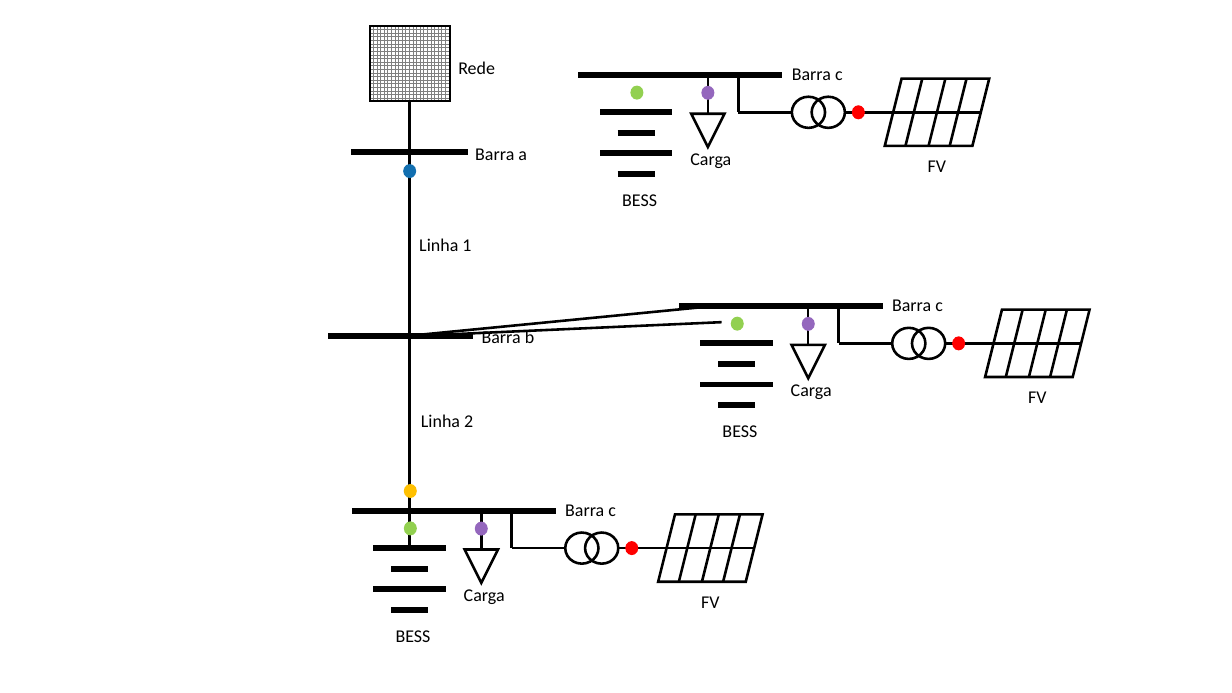
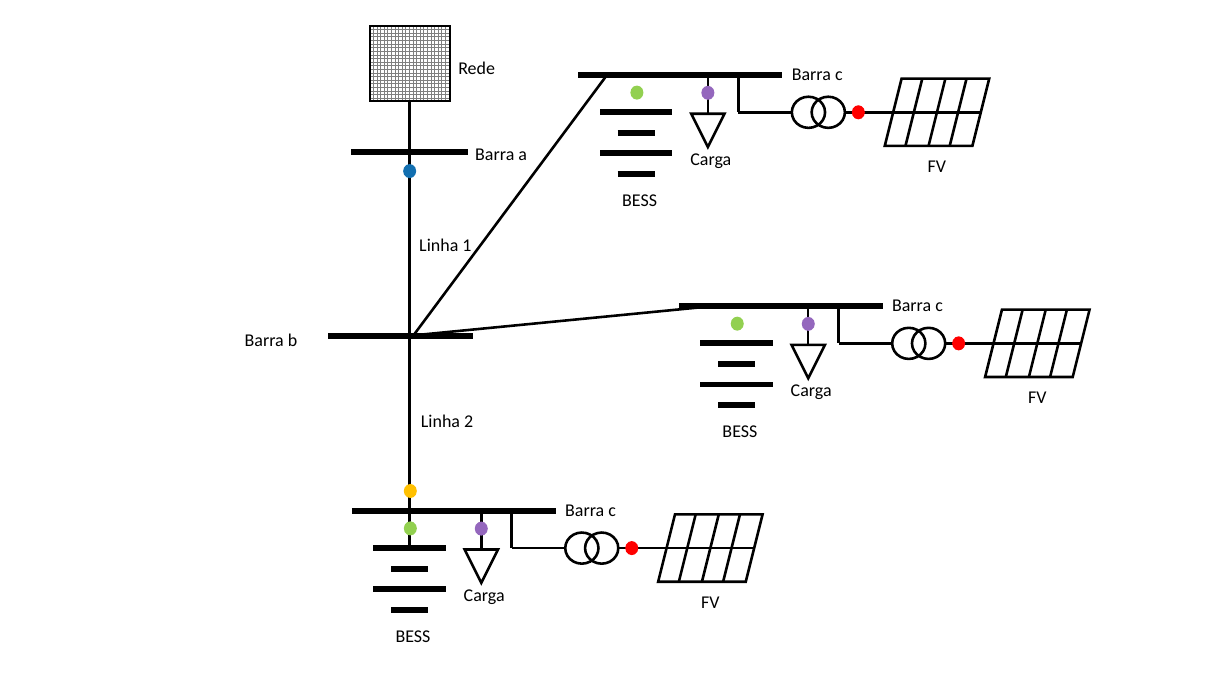
Before and after one commit to thiagovndantas/poli_pesquisa_pythondss, a slide deck: slide 1 of ppt.pptx. Drawn at 1232x693 pixels with LibreOffice and Linux fonts; fonts in the diff are those of the drawing. Boxes give left, top, right and bottom in pixels: in the first picture for what was removed or moved away, otherwise in the second. Text is boxed around its words. In the diff, an @@ line names an element or a change of style, - is before the commit and + after.

```diff
--- a/ppt.pptx
+++ b/ppt.pptx
@@ line moved from (413, 336) - (722, 323) to (413, 336) - (605, 77) @@
@@ text "Barra b": place and size @@
-text "Barra b" at bbox=[482, 328, 534, 343]
+text "Barra b" at bbox=[245, 333, 297, 346]
```
Also in this commit, not shown: 7 other files.
